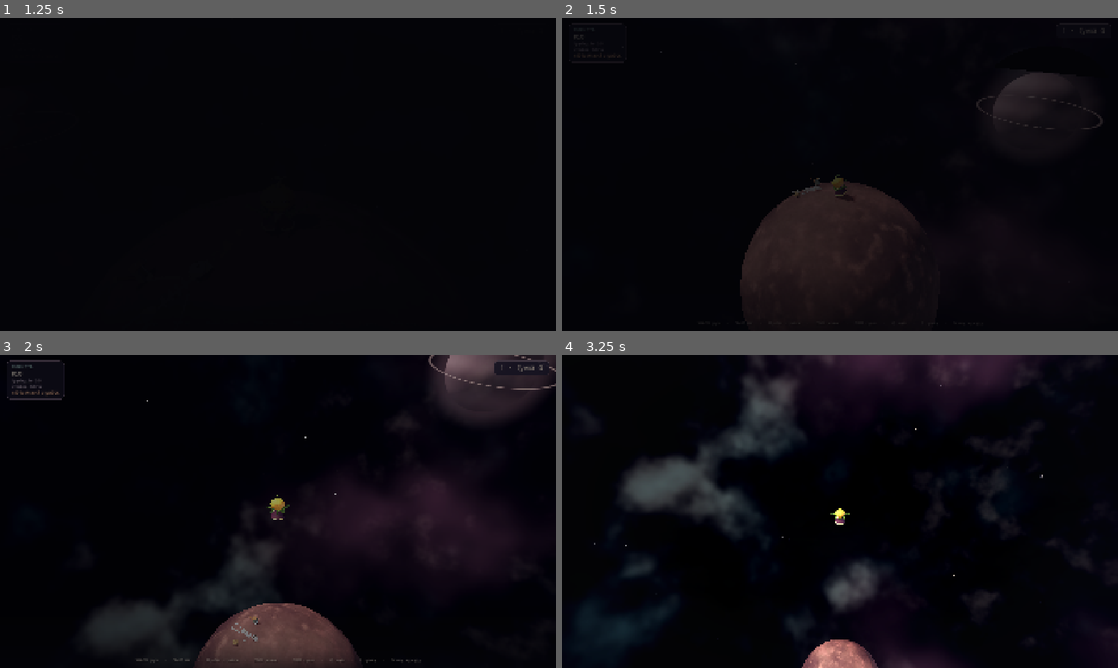
Above: before the commit, frames 1-4 (two rows, left to right).
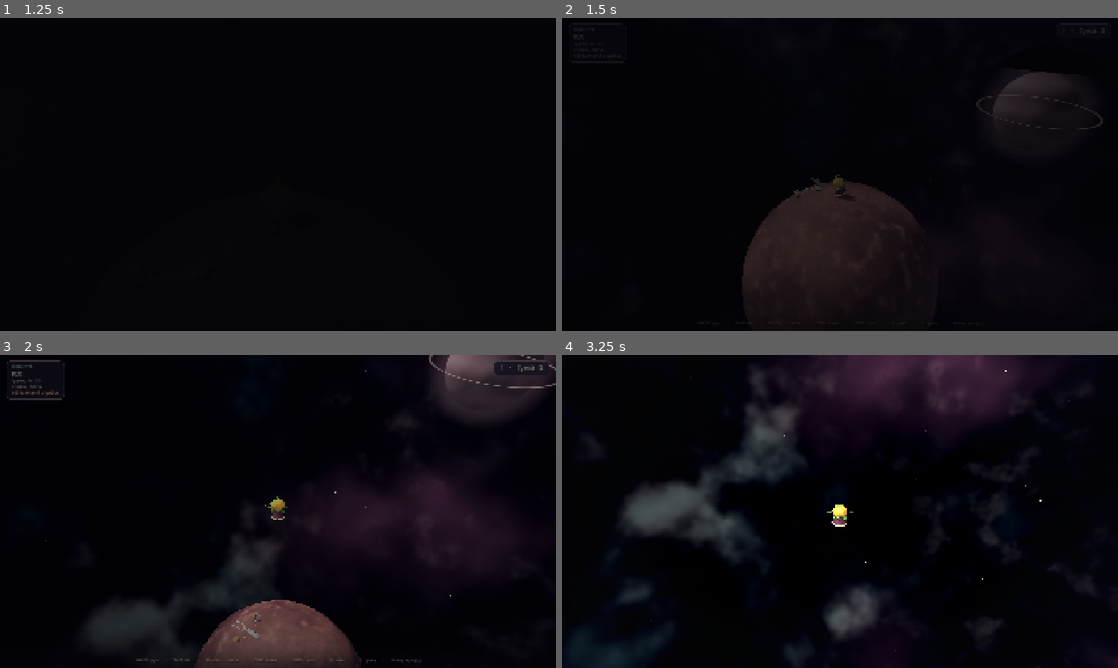
Above: after the commit, the same moments.

Repository: krabikdev/your-personal-planet
Game: Godot game, scene res://ui/main_menu.tscn
Two runs of this game, one before a commit and one after it. Both use one fixed random seed, a clock stepped at 60 frames per second and the inputs below. Sound files missing from this copy of the repository are replaced by a short silence.
Inputs (mouse positions are in pixels of both pictures, inside the frame that each line leads up to):
- Up to frame 1 (1.25 s): tap Enter at 0.5 s; move the mouse to (400, 158) at 0.52 s; hold D (move_right) from 0.53 s (still down); hold = (zoom_in, bound only after the commit) from 0.53 s (still down); click (400, 158) at 0.67 s; tap Space (jump) at 0.77, 1.07 s; tap - (zoom_out, bound only after the commit) at 0.8 s
- Up to frame 2 (1.5 s): move the mouse to (812, 174) at 1.27 s; release D (move_right) at 1.28 s; release = (zoom_in, bound only after the commit) at 1.28 s; hold W (move_forward) from 1.28 s (still down); tap - (zoom_out, bound only after the commit) at 1.35 s
- Up to frame 3 (2 s): keep holding W (move_forward); tap Space (jump) at 1.52, 1.55, 1.82 s
- Up to frame 4 (3.25 s): keep holding W (move_forward); move the mouse to (851, 505) at 2.02 s; hold Space (jump) 2.03-2.78 s; tap = (zoom_in, bound only after the commit) at 2.3 s; move the mouse to (834, 517) at 2.77 s; click (834, 517) at 2.85 s; tap Space (jump) at 3.02 s; tap - (zoom_out, bound only after the commit) at 3.05 s

Frame 1 is identical in both runs. In frame 2, 0.1% of the frame differs, in the area x 17-93%, y 10-88%; in frame 3, 0.6%; in frame 4, 14%, in the area x 3-99%, y 0-100%.

Commit message:
fix: keep huge planets playable, framed and steady
Gravity used to climb as radius to the 1.6, so a 200 m world pulled at
620 m/s^2 and launched every jump at 60 m/s. It now stops climbing at 12,
which still feels heavier than home while leaving the boy in control, and
a fall cannot exceed 26 m/s.

The camera grew with the planet without a ceiling: at 200 m it sat 41 m
out and 25 m up, watching a speck. Distance and lift are capped, and the
snap at the start of a run uses the same capped framing.

Walking on a sphere drops the floor for a frame now and then, which the
model read as jumping: the gait flickered on and off. A contact stick
absorbs those frames.

+ and - zoom smoothly while held.

New tests compare a walk at home with a walk at 200 m, and hold the
camera inside 18 m of the boy on a huge planet.

Diff:
--- a/project.godot
+++ b/project.godot
@@ -67,6 +67,16 @@
 "events": Array[InputEventKey]([Object(InputEventKey,"resource_local_to_scene":false,"resource_name":"","device":-1,"wi …(211 unchanged characters)…
 ])
 }
+zoom_in={
+"deadzone": 0.2,
+"events": Array[InputEventKey]([Object(InputEventKey,"resource_local_to_scene":false,"resource_name":"","device":-1,"window_id":0,"alt_pressed":false,"shift_pressed":false,"ctrl_pressed":false,"meta_pressed":false,"pressed":false,"keycode":0,"physical_keycode":61,"key_label":0,"unicode":0,"location":0,"echo":false,"script":null)
+])
+}
+zoom_out={
+"deadzone": 0.2,
+"events": Array[InputEventKey]([Object(InputEventKey,"resource_local_to_scene":false,"resource_name":"","device":-1,"window_id":0,"alt_pressed":false,"shift_pressed":false,"ctrl_pressed":false,"meta_pressed":false,"pressed":false,"keycode":0,"physical_keycode":45,"key_label":0,"unicode":0,"location":0,"echo":false,"script":null)
+])
+}
 debug_panel={
 "deadzone": 0.2,
 "events": Array[InputEventKey]([Object(InputEventKey,"resource_local_to_scene":false,"resource_name":"","device":-1,"wi …(216 unchanged characters)…
--- a/scripts/game/camera_rig.gd
+++ b/scripts/game/camera_rig.gd
@@ -8,6 +8,11 @@
 @export var base_lift: float = 3.0
 @export var base_distance: float = 3.4
 @export var mouse_sensitivity: float = 0.0025
+@export var distance_max: float = 9.0
+@export var lift_max: float = 6.0
+@export var zoom_speed: float = 1.8
+@export var zoom_in_limit: float = 0.45
+@export var zoom_out_limit: float = 2.2
 @export var sky_head_height: float = 1.72
 @export var sky_blend_speed: float = 6.0
 
@@ -21,6 +26,7 @@
 var _time: float = 0.0
 var _focus: float = 1.0
 var _altitude: float = 0.0
+var _zoom: float = 1.0
 var _target_focus: float = 1.0
 var _sky: bool = false
 var _sky_blend: float = 0.0
@@ -84,6 +90,10 @@
 	return _sky_yaw
 
 
+func get_zoom() -> float:
+	return _zoom
+
+
 func get_view_yaw() -> float:
 	return _view_yaw
 
@@ -122,6 +132,10 @@
 	_intro = move_toward(_intro, 0.0, delta * 0.55)
 	_shake = move_toward(_shake, 0.0, delta * 2.2)
 	_focus = lerpf(_focus, _target_focus, 1.0 - exp(-3.5 * delta))
+	if Input.is_action_pressed("zoom_in"):
+		_zoom = maxf(_zoom - zoom_speed * delta, zoom_in_limit)
+	if Input.is_action_pressed("zoom_out"):
+		_zoom = minf(_zoom + zoom_speed * delta, zoom_out_limit)
 	_sky_blend = move_toward(_sky_blend, 1.0 if _sky else 0.0, delta * sky_blend_speed)
 
 	var target_position: Vector3 = _target.get_global_transform_interpolated().origin
@@ -136,14 +150,15 @@
 
 	var altitude: float = maxf(horizon, 0.0)
 	_altitude = lerpf(_altitude, altitude, 1.0 - exp(-2.5 * delta))
-	var lift: float = base_lift + _planet.radius * 0.11
-	lift += clampf(_altitude * 0.55, 0.0, 30.0)
-	var distance: float = base_distance + _planet.radius * 0.19
-	distance += clampf(_altitude * 0.35, 0.0, 22.0)
+	var framing: Vector2 = _framing()
+	var lift: float = framing.x + clampf(_altitude * 0.55, 0.0, 6.0)
+	var distance: float = framing.y + clampf(_altitude * 0.35, 0.0, 4.0)
 	lift += _intro * 5.0
 	distance += _intro * 9.0
 	lift /= _focus
 	distance /= _focus
+	lift *= _zoom
+	distance *= _zoom
 
 	var view_forward: Vector3 = _heading.rotated(orbit_up, _view_yaw)
 	var desired: Vector3 = _orbit + orbit_up * lift - view_forward * distance
@@ -173,12 +188,23 @@
 	)
 
 
+## The chase framing before altitude, the intro and the zoom get a say. Both
+## the snap and the steady state use it, so the camera never starts a planet
+## away from where it is going to settle.
+func _framing() -> Vector2:
+	return Vector2(
+		base_lift + minf(_planet.radius * 0.11, lift_max),
+		base_distance + minf(_planet.radius * 0.19, distance_max),
+	)
+
+
 func _snap() -> void:
 	if _target == null or _planet == null:
 		return
 	var target_position: Vector3 = _target.global_position
 	var up: Vector3 = (target_position - _planet.get_center()).normalized()
-	var lift: float = base_lift + _planet.radius * 0.11
-	var distance: float = base_distance + _planet.radius * 0.19
+	var framing: Vector2 = _framing() * _zoom
+	var lift: float = framing.x
+	var distance: float = framing.y
 	_camera.global_position = target_position + up * lift - _heading * distance
 	_camera.look_at(target_position + up * 0.55 + _heading * 1.1, up)
--- a/scripts/game/planet_profile.gd
+++ b/scripts/game/planet_profile.gd
@@ -6,6 +6,10 @@
 
 const BASE_RADIUS: float = 5.0
 const BASE_GRAVITY: float = 3.0
+## Gravity stops climbing here. Past this point a bigger world only looks
+## heavier: it must not turn the boy's jump into a drop and his landing into a
+## wall.
+const MAX_GRAVITY: float = 12.0
 const GRAVITY_EXPONENT: float = 1.6
 const JUMP_BASE_SPEED: float = 14.0
 const JUMP_MIN_HEIGHT: float = 1.0
@@ -19,7 +23,7 @@
 
 static func surface_gravity(radius: float) -> float:
 	var r: float = clampf(radius, 1.0, MAX_RADIUS)
-	return BASE_GRAVITY * pow(r / BASE_RADIUS, GRAVITY_EXPONENT)
+	return minf(BASE_GRAVITY * pow(r / BASE_RADIUS, GRAVITY_EXPONENT), MAX_GRAVITY)
 
 
 static func gravity_at(radius: float, distance: float) -> float:
--- a/scripts/game/player.gd
+++ b/scripts/game/player.gd
@@ -14,6 +14,8 @@
 const ROPE_CRAWL_SPEED: float = 4.05
 const ROPE_REEL_ACCEL: float = 9.0
 const ROPE_MAX_COLD: float = 0.9
+const MAX_FALL_SPEED: float = 26.0
+const GROUND_STICK: float = 0.12
 const ROPE_STEER_PULL: float = 0.45
 
 @export var walk_speed: float = 3.3
@@ -281,6 +283,10 @@
 	_apply_rope_limit()
 
 	var grounded_now: bool = is_on_floor()
+	if not grounded_now and _was_grounded and velocity.dot(after_up) < 1.0:
+		# Walking over a sphere loses the floor for a frame now and then. Treat
+		# that as standing still, or the gait would snap on and off every step.
+		grounded_now = get_altitude() < GROUND_STICK
 	if grounded_now and not _was_grounded:
 		if _fall_speed > 1.2:
 			var strength: float = clampf(_fall_speed / 6.0, 0.25, 1.2)
@@ -400,6 +406,9 @@
 func _apply_gravity(up: Vector3, delta: float) -> void:
 	var gravity: float = planet.gravity_at(global_position)
 	velocity -= up * gravity * delta
+	var falling: float = -velocity.dot(up)
+	if falling > MAX_FALL_SPEED:
+		velocity += up * (falling - MAX_FALL_SPEED)
 	if is_on_floor():
 		var radial: float = velocity.dot(up)
 		if radial < 0.0:
--- /dev/null
+++ b/tests/test_big_planet.gd
@@ -0,0 +1,96 @@
+extends GutTest
+
+const GAME_PATH: String = "res://scenes/game.tscn"
+
+
+func test_gravity_stops_growing_on_huge_planets() -> void:
+	var small: float = PlanetProfile.surface_gravity(PlanetProfile.BASE_RADIUS)
+	var huge: float = PlanetProfile.surface_gravity(200.0)
+	assert_gt(huge, small, "a bigger world should still feel heavier")
+	assert_lte(huge, PlanetProfile.MAX_GRAVITY + 0.001, "gravity must stop climbing somewhere")
+	assert_lte(
+		PlanetProfile.surface_gravity(PlanetProfile.MAX_RADIUS),
+		PlanetProfile.MAX_GRAVITY + 0.001,
+		"the heaviest world the game can build must be capped too"
+	)
+
+
+func test_a_jump_on_a_huge_planet_stays_controllable() -> void:
+	assert_gte(PlanetProfile.jump_height(200.0), 1.0, "the boy should still clear one boy height")
+	assert_lt(
+		PlanetProfile.jump_speed(200.0),
+		12.0,
+		"a capped gravity must not launch him at sixty metres a second",
+	)
+
+
+func test_the_fall_speed_is_capped() -> void:
+	var game: Game = (load(GAME_PATH) as PackedScene).instantiate() as Game
+	add_child_autofree(game)
+	await wait_physics_frames(2)
+
+	var player: Boy = game.get_node("Player") as Boy
+	var planet: Planet = game.get_node("Planet") as Planet
+	planet.apply_radius(200.0)
+	player.velocity = Vector3.ZERO
+
+	player._apply_gravity(player.get_up(), 30.0)
+	var falling: float = -player.velocity.dot(player.get_up())
+	assert_almost_eq(falling, Boy.MAX_FALL_SPEED, 0.01, "a long fall should settle on one speed")
+
+
+func _walk_sample(radius: float) -> Dictionary:
+	var game: Game = (load(GAME_PATH) as PackedScene).instantiate() as Game
+	add_child_autofree(game)
+	await wait_physics_frames(2)
+
+	var planet: Planet = game.get_node("Planet") as Planet
+	var player: Boy = game.get_node("Player") as Boy
+	var model: PrinceModel = player._model
+	planet.apply_radius(radius)
+	player.snap_to_surface()
+	await wait_physics_frames(6)
+
+	var skeleton: Skeleton3D = model._skeleton
+	var bone: int = skeleton.find_bone("leg_L_tip")
+	var last: Vector3 = skeleton.get_global_transform() * skeleton.get_bone_global_pose(bone).origin
+	var steps: Array[float] = []
+	var flips: int = 0
+	var was_grounded: bool = model._grounded
+	Input.action_press("move_forward")
+	for _frame: int in 30:
+		await wait_physics_frames(1)
+		var now: Vector3 = (
+			skeleton.get_global_transform() * skeleton.get_bone_global_pose(bone).origin
+		)
+		steps.append(now.distance_to(last))
+		last = now
+		if model._grounded != was_grounded:
+			flips += 1
+			was_grounded = model._grounded
+	Input.action_release("move_forward")
+
+	steps.sort()
+	return {
+		"p90": steps[int(steps.size() * 0.9)],
+		"max": steps[steps.size() - 1],
+		"flips": flips,
+	}
+
+
+func test_the_walk_is_as_steady_on_a_200_metre_planet_as_at_home() -> void:
+	var home: Dictionary = await _walk_sample(PlanetProfile.BASE_RADIUS)
+	var giant: Dictionary = await _walk_sample(200.0)
+
+	assert_lte(home["flips"], 2, "walking at home should not lose the floor")
+	assert_lte(giant["flips"], 2, "walking on a huge planet should not lose the floor either")
+	assert_lt(
+		float(giant["p90"]),
+		float(home["p90"]) * 1.35,
+		"the stride on a huge planet should match the stride at home",
+	)
+	assert_lt(
+		float(giant["max"]),
+		float(home["max"]) * 1.6,
+		"a huge planet must not make the foot snap between frames",
+	)
--- /dev/null
+++ b/tests/test_camera_zoom.gd
@@ -0,0 +1,56 @@
+extends GutTest
+
+const GAME_PATH: String = "res://scenes/game.tscn"
+
+
+func _make_game() -> Game:
+	var game: Game = (load(GAME_PATH) as PackedScene).instantiate() as Game
+	add_child_autofree(game)
+	return game
+
+
+func _camera_distance(rig: CameraRig, player: Boy) -> float:
+	return rig.get_camera().global_position.distance_to(player.global_position)
+
+
+func test_the_camera_stays_close_on_a_huge_planet() -> void:
+	var game: Game = _make_game()
+	await wait_physics_frames(2)
+
+	var planet: Planet = game.get_node("Planet") as Planet
+	var player: Boy = game.get_node("Player") as Boy
+	var rig: CameraRig = game.get_node("CameraRig") as CameraRig
+	rig._intro = 0.0
+	planet.apply_radius(200.0)
+	player.snap_to_surface()
+	rig._orbit = player.global_position
+	rig._snap()
+	await wait_physics_frames(10)
+
+	var distance: float = _camera_distance(rig, player)
+	assert_lt(distance, 18.0, "a huge planet must not push the camera into orbit")
+	assert_gt(distance, 6.0, "the boy should still be framed, not trampled by the camera")
+
+
+func test_holding_plus_zooms_in_and_minus_zooms_out() -> void:
+	var game: Game = _make_game()
+	await wait_physics_frames(2)
+
+	var player: Boy = game.get_node("Player") as Boy
+	var rig: CameraRig = game.get_node("CameraRig") as CameraRig
+	rig._intro = 0.0
+	await wait_physics_frames(6)
+	var start: float = _camera_distance(rig, player)
+
+	Input.action_press("zoom_in")
+	await wait_physics_frames(24)
+	var near: float = _camera_distance(rig, player)
+	Input.action_release("zoom_in")
+	assert_lt(near, start * 0.85, "holding + should bring the camera closer")
+	assert_lt(rig.get_zoom(), 1.0, "the rig should remember it is zoomed in")
+
+	Input.action_press("zoom_out")
+	await wait_physics_frames(36)
+	var far: float = _camera_distance(rig, player)
+	Input.action_release("zoom_out")
+	assert_gt(far, near * 1.15, "holding - should push the camera back out")
